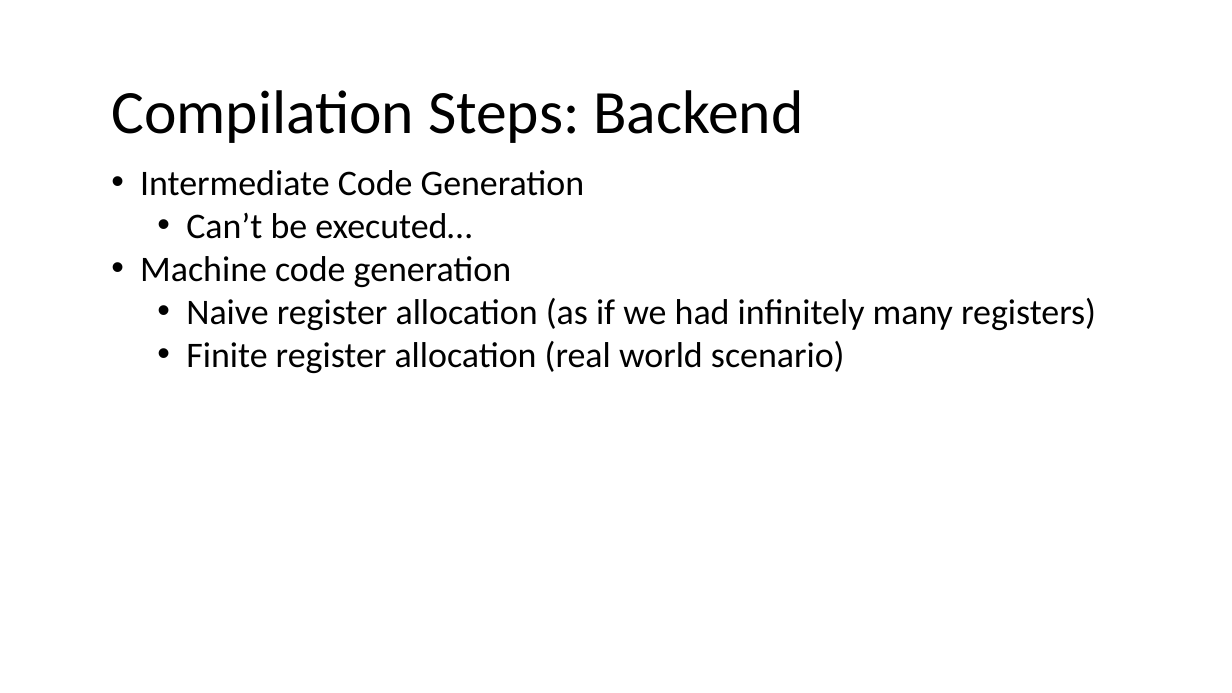
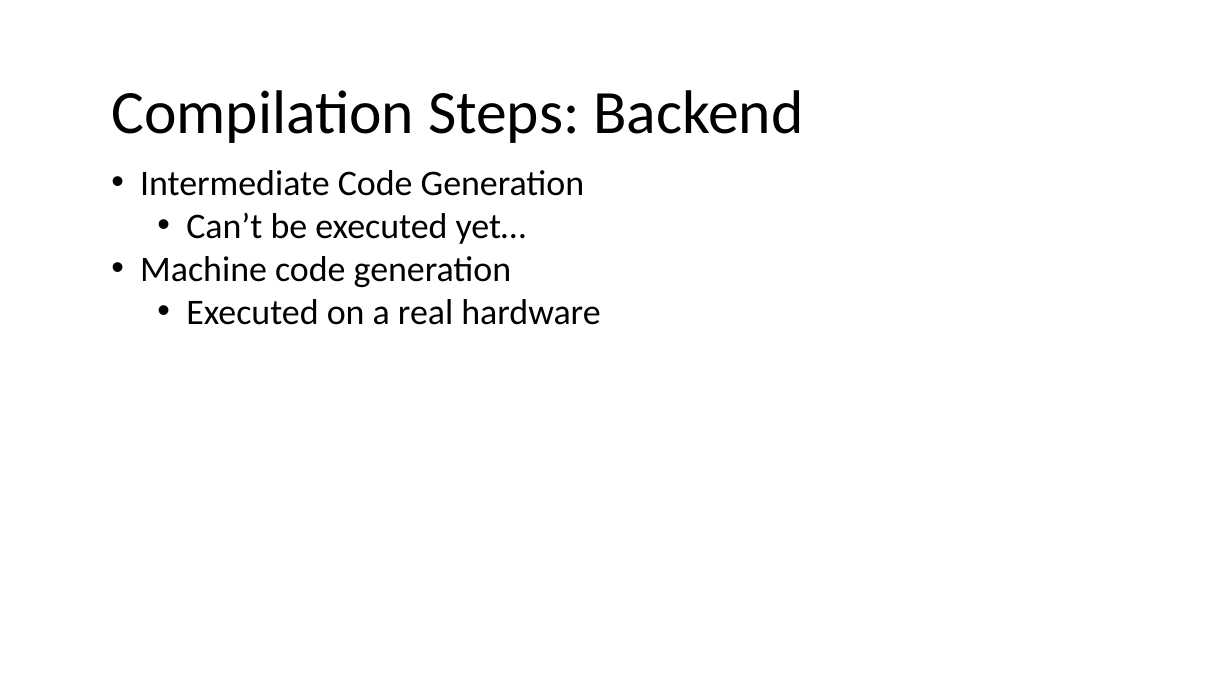
Before and after one commit to nivshani/compilation, a slide deck: slide 9 of new_slides/lexical_analysis.pptx. Drawn at 1232x693 pixels with LibreOffice and Linux fonts; fonts in the diff are those of the drawing. Boxes give left, top, right and bottom in pixels: in the first picture for what was removed or moved away, otherwise in the second. Text is boxed around its words. In the diff, an @@ line names an element or a change of style, - is before the commit and + after.

```diff
--- a/new_slides/lexical_analysis.pptx
+++ b/new_slides/lexical_analysis.pptx
@@ text at box(186, 212, 526, 244): text changed @@
-  • Can’t be executed…
+  • Can’t be executed yet…
@@ text at box(186, 299, 600, 325): text changed @@
-  • Naive register allocation (as if we had infinitely many registers)
-  • Finite register allocation (real world scenario)
+  • Executed on a real hardware
```
Also in this commit, not shown: 8 other slides changed, 1 slide added, 1 other file.
